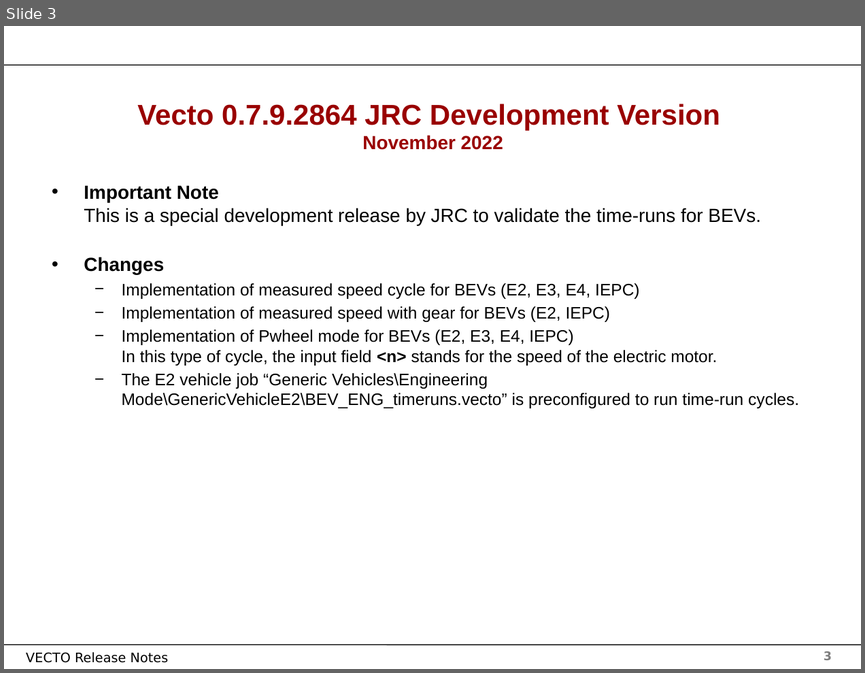
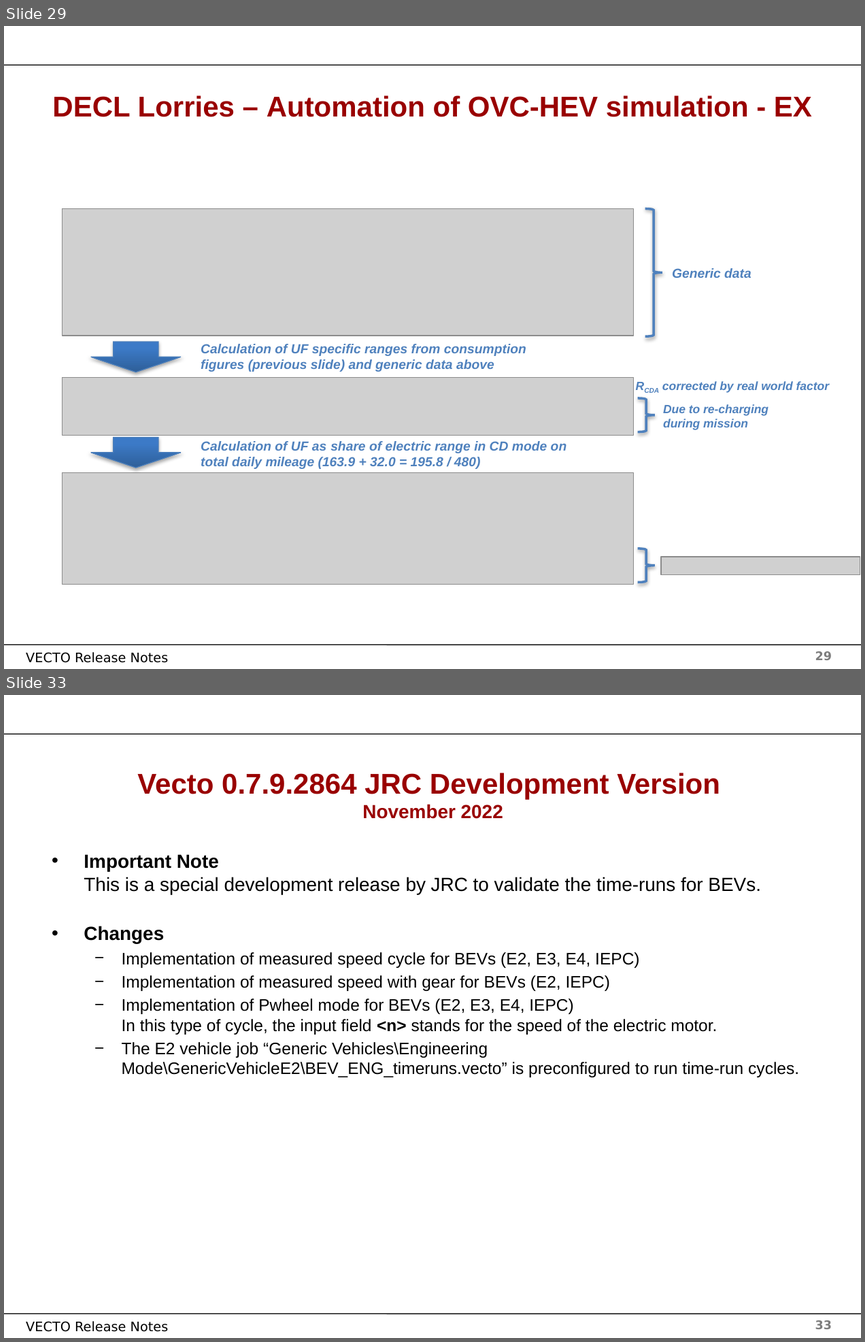
Before and after one commit to tanawadeatharva/BharatVECTO, a slide deck: Documentation/User Manual Source/Release Notes Vecto3.x.pptx. Shown one above the other, each under a label of ours: slide 3 before the commit, slides 29 and 33 after it; the slides between them are not shown. The pictures are 865x673 and 865x1342 pixels, drawn with LibreOffice and Linux fonts; fonts in the diff are those of the drawing; grey boxes stand for pictures; background and template pictures are left out. Boxes give left, top, right and bottom in pixels: in the first picture for what was removed or moved away, otherwise in the second. Text is boxed around its words. In the diff, an @@ line names an element or a change of style, - is before the commit and + after.

```diff
--- a/Documentation/User Manual Source/Release Notes Vecto3.x.pptx
+++ b/Documentation/User Manual Source/Release Notes Vecto3.x.pptx
@@ slide 29 added at [4,26,861,669], background #FFFFFF; not listed: 4 template elements that a slide beside it also shows @@
@@ title added at [52,95,812,117], 24 pt, text #990000, bold @@
+DECL Lorries – Automation of OVC-HEV simulation - EX
@@ picture added at [62,208,634,335] @@
@@ left brace added at [645,208,662,336], outline #4F81BD 2 pt @@
@@ text added at [672,268,751,278], 11 pt, text #4F81BD, bold, italic @@
+Generic data
@@ down arrow added at [90,342,181,371], fill gradient #2F5F99 to #3D7CC7 to #3A7CCB, outline #4B7EBC 0.75 pt @@
@@ text added at [201,344,526,371], 11 pt, text #4F81BD, bold, italic @@
+Calculation of UF specific ranges from consumption figures (previous slide) and generic data above
@@ picture added at [62,378,634,435] @@
@@ text added at [662,381,830,393], 10 pt, text #4F81BD, bold, italic @@
+RCDA corrected by real world factor
@@ left brace added at [637,398,654,431], outline #4F81BD 2 pt @@
@@ text added at [663,404,768,430], 10 pt, text #4F81BD, bold, italic @@
+Due to re-charging during mission
@@ down arrow added at [90,437,181,467], fill gradient #2F5F99 to #3D7CC7 to #3A7CCB, outline #4B7EBC 0.75 pt @@
@@ text added at [201,441,567,469], 11 pt, text #4F81BD, bold, italic @@
+Calculation of UF as share of electric range in CD mode on total daily mileage (163.9 + 32.0 = 195.8 / 480)
@@ picture added at [62,472,634,584] @@
@@ left brace added at [637,548,654,581], outline #4F81BD 2 pt @@
@@ picture added at [661,556,860,574] @@
@@ what was slide 3 is now slide 33 @@
@@ page number at [815,1320,832,1329]: text changed @@
-3
+33
```
Also in this commit, not shown: 29 other slides added.
